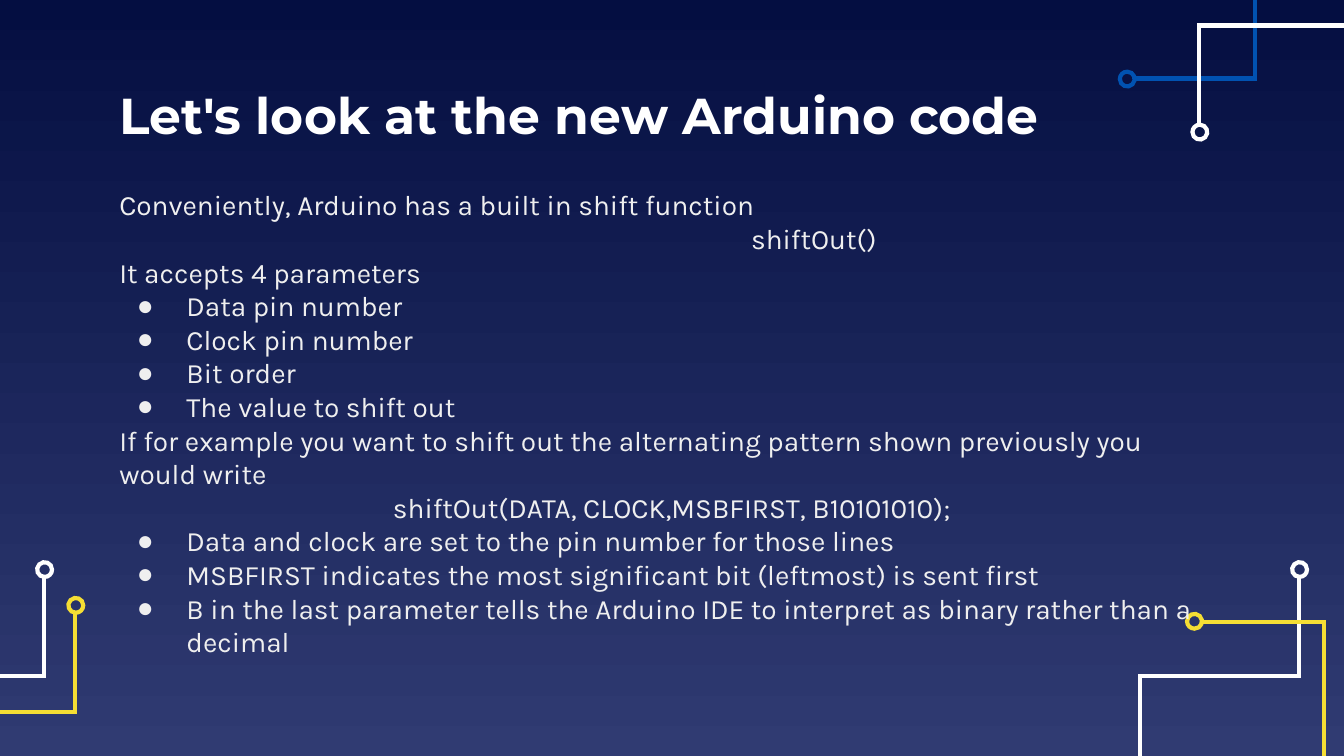
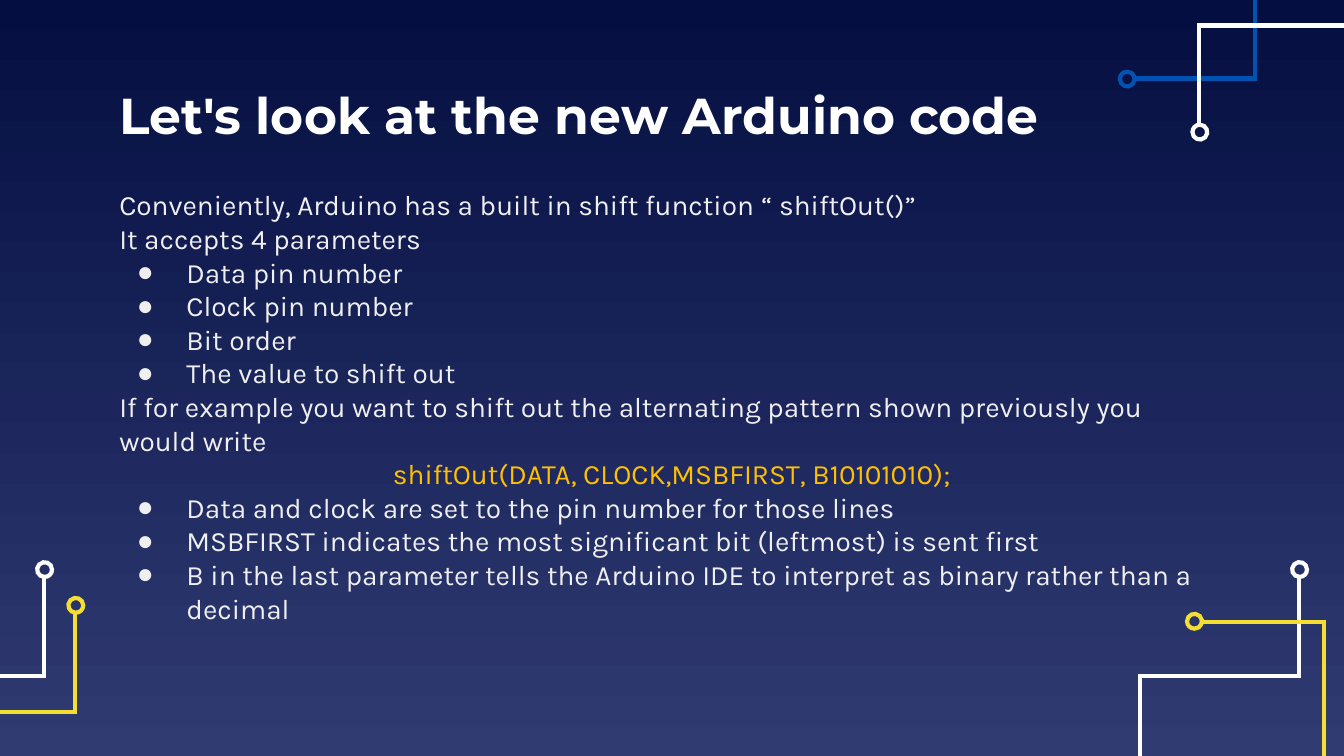
Before and after one commit to EELabMan/Arduino-5-shift-registers, a slide deck: slide 5 of Arduino Workshop 5 Shift Registers.pptx. Drawn at 1344x756 pixels with LibreOffice and Linux fonts; fonts in the diff are those of the drawing. Boxes give left, top, right and bottom in pixels: in the first picture for what was removed or moved away, otherwise in the second. Text is boxed around its words. In the diff, an @@ line names an element or a change of style, - is before the commit and + after.

```diff
--- a/Arduino Workshop 5 Shift Registers.pptx
+++ b/Arduino Workshop 5 Shift Registers.pptx
@@ text at (x1=119, y1=195, x2=916, y2=222): text changed @@
-Conveniently, Arduino has a built in shift function
-shiftOut()
+Conveniently, Arduino has a built in shift function “ shiftOut()”
@@ text at (x1=393, y1=464, x2=950, y2=487): text colour #EFEFEF to #FFC000 in "shiftOut(DATA, CLOCK,MSBFIRST, B10101010);" @@
```
Also in this commit, not shown: 6 other slides changed, 1 other file.
